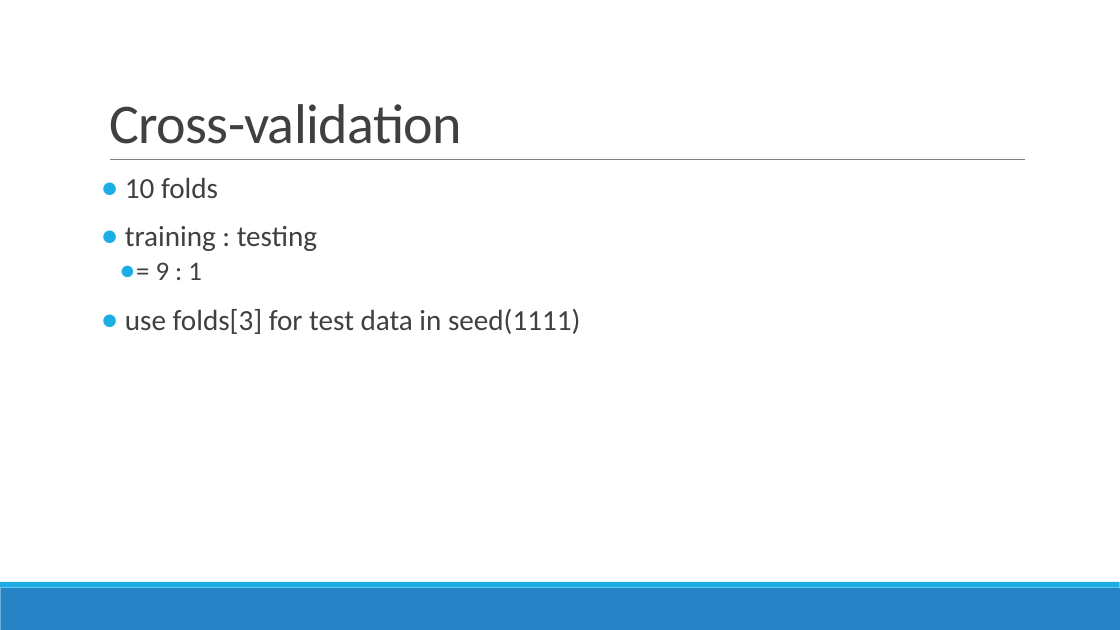
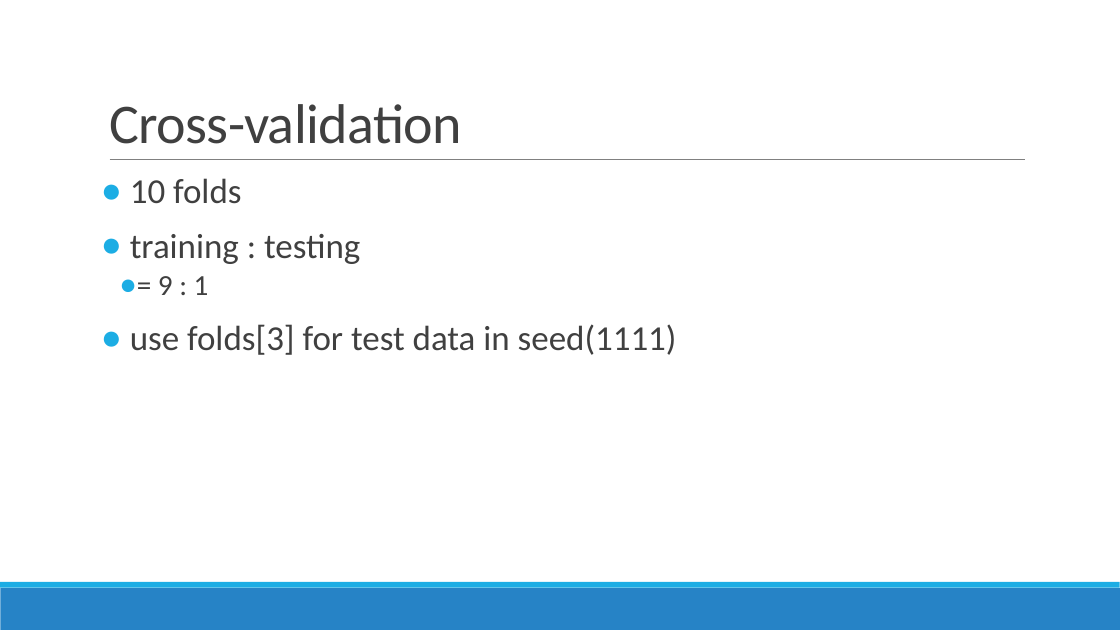
Before and after one commit to 1071-DataScience/finalproject-lazurite, a slide deck: slide 4 of docs/project.pptx (slide 5 before the commit). Drawn at 1120x630 pixels with LibreOffice and Linux fonts; fonts in the diff are those of the drawing. Boxes give left, top, right and bottom in pixels: in the first picture for what was removed or moved away, otherwise in the second. Text is boxed around its words. In the diff, an @@ line names an element or a change of style, - is before the commit and + after.

```diff
--- a/docs/project.pptx
+++ b/docs/project.pptx
@@ text "10 folds" at (x1=130, y1=178, x2=677, y2=355): size 25 to 30 pt; size 23 to 25 pt in "= 9 : 1" @@
```
Also in this commit, not shown: 2 other slides changed, 9 slides added, 5 slides removed, 1 other file.
